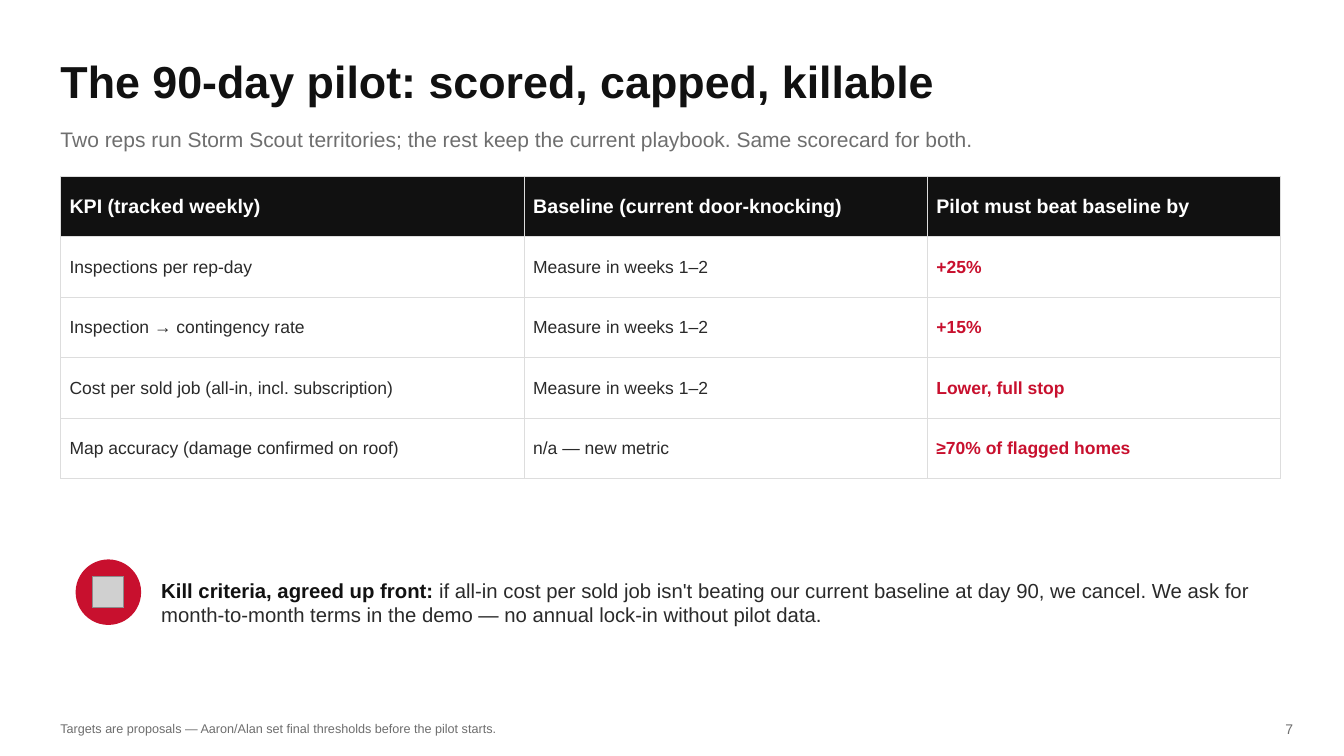
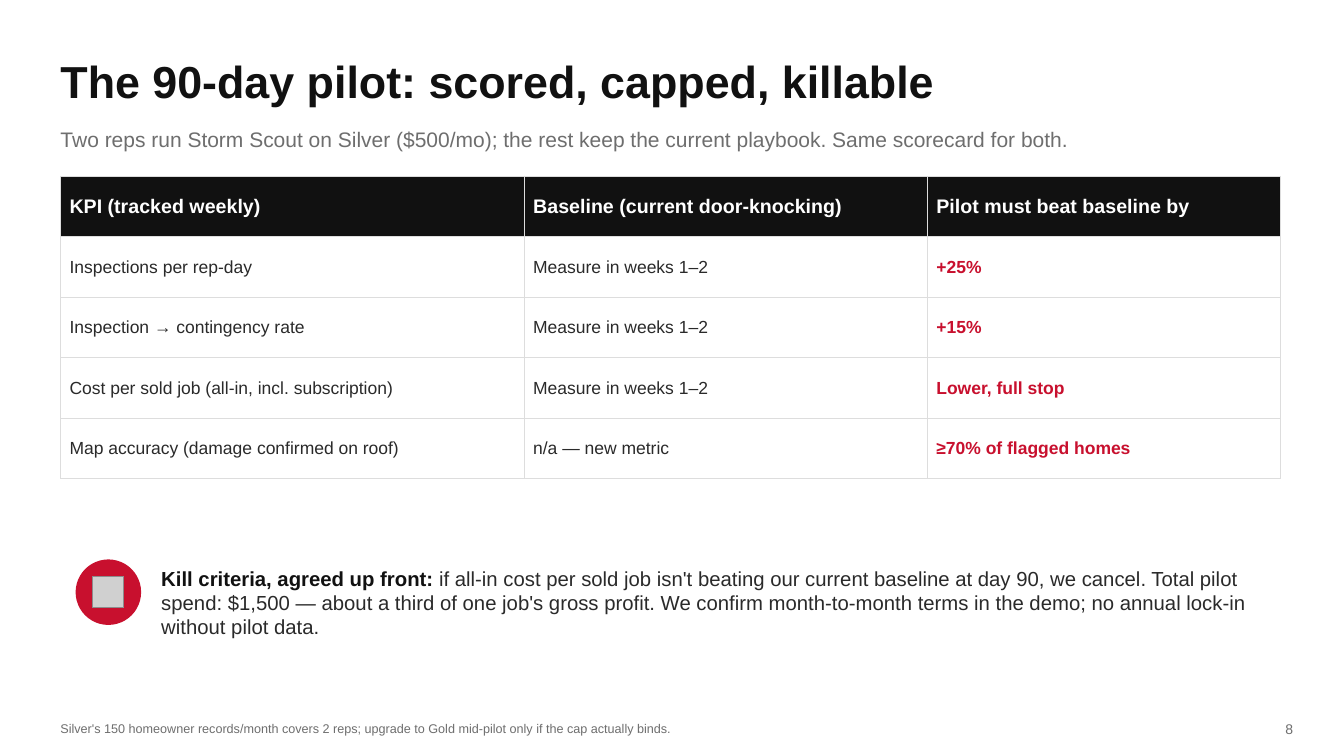
Before and after one commit to DommyD26/roofing-site-template, a slide deck: slide 8 of pitch/Storm-Scout-Pitch.pptx (slide 7 before the commit). Drawn at 1344x756 pixels with LibreOffice and Linux fonts; fonts in the diff are those of the drawing; grey boxes stand for pictures. Boxes give left, top, right and bottom in pixels: in the first picture for what was removed or moved away, otherwise in the second. Text is boxed around its words. In the diff, an @@ line names an element or a change of style, - is before the commit and + after.

```diff
--- a/pitch/Storm-Scout-Pitch.pptx
+++ b/pitch/Storm-Scout-Pitch.pptx
@@ text at <box>60,131,1068,151</box>: text changed @@
-Two reps run Storm Scout territories; the rest keep the current playbook. Same scorecard for both.
+Two reps run Storm Scout on Silver ($500/mo); the rest keep the current playbook. Same scorecard for both.
@@ text at <box>161,571,1245,639</box>: text changed @@
-Kill criteria, agreed up front: if all-in cost per sold job isn't beating our current baseline at day 90, we cancel. We ask for month-to-month terms in the demo — no annual lock-in without pilot data.
+Kill criteria, agreed up front: if all-in cost per sold job isn't beating our current baseline at day 90, we cancel. Total pilot spend: $1,500 — about a third of one job's gross profit. We confirm month-to-month terms in the demo; no annual lock-in without pilot data.
@@ text at <box>60,724,671,736</box>: text changed @@
-Targets are proposals — Aaron/Alan set final thresholds before the pilot starts.
+Silver's 150 homeowner records/month covers 2 reps; upgrade to Gold mid-pilot only if the cap actually binds.
@@ text at <box>1285,724,1293,734</box>: text changed @@
-7
+8
```
Also in this commit, not shown: 3 other slides changed, 1 slide added, 1 other file.
